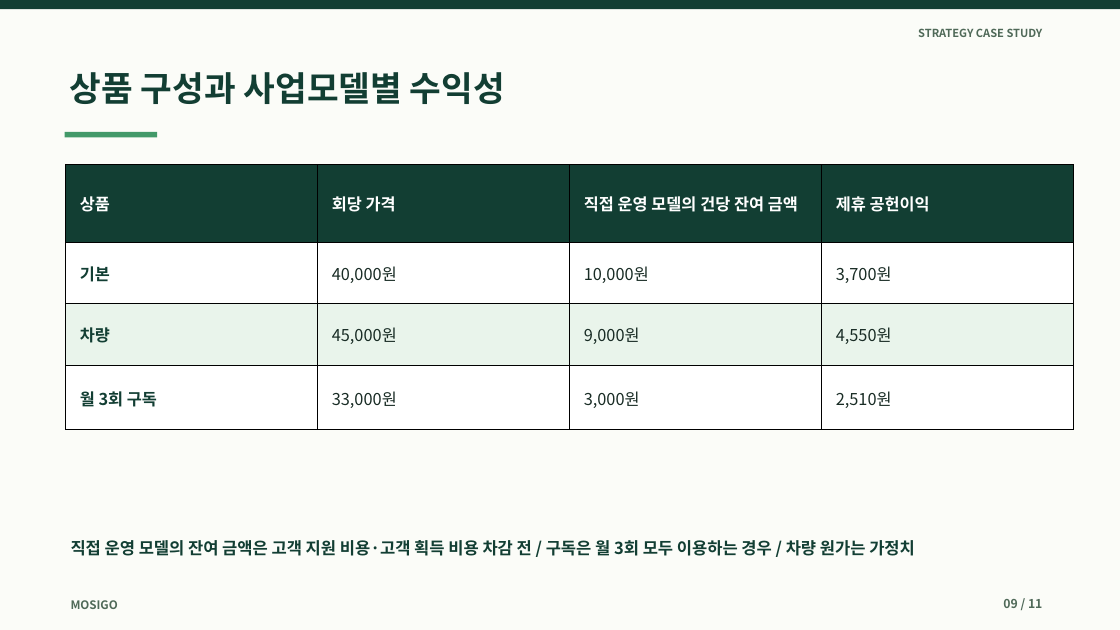
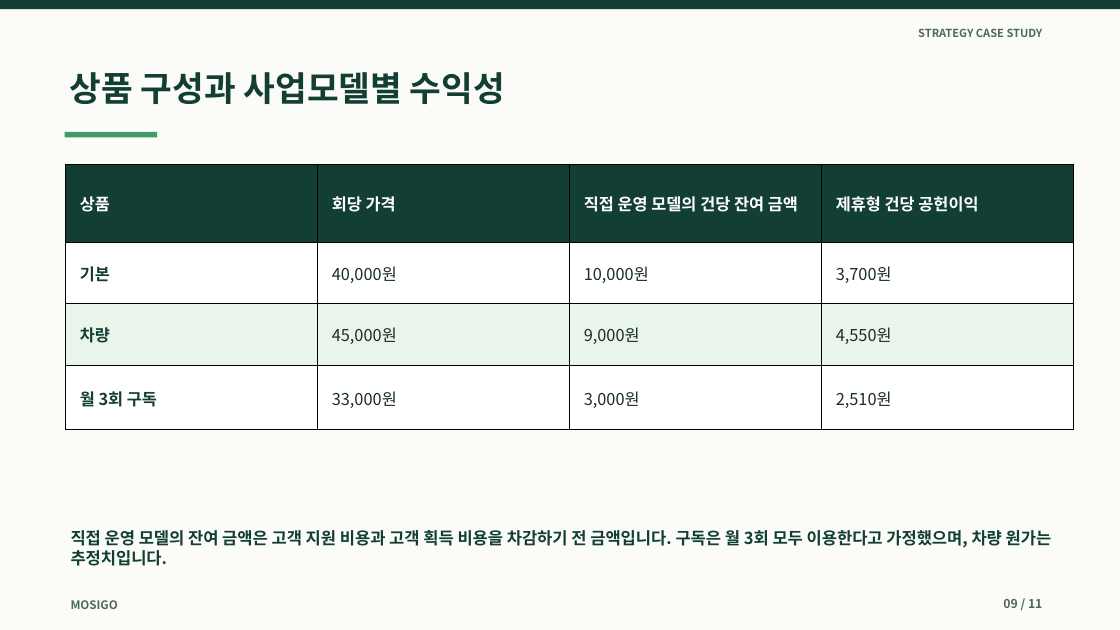
Before and after one commit to dohyunkimmm/mosigo-case-study, a slide deck: slide 9 of downloads/mosigo_report.pptx. Drawn at 1120x630 pixels with LibreOffice and Linux fonts; fonts in the diff are those of the drawing. Boxes give left, top, right and bottom in pixels: in the first picture for what was removed or moved away, otherwise in the second. Text is boxed around its words. In the diff, an @@ line names an element or a change of style, - is before the commit and + after.

```diff
--- a/downloads/mosigo_report.pptx
+++ b/downloads/mosigo_report.pptx
@@ table at bbox=[66, 165, 1074, 430] @@
-row 1, column 4: 제휴 공헌이익
+row 1, column 4: 제휴형 건당 공헌이익
@@ text at bbox=[71, 527, 1052, 566]: text changed @@
-직접 운영 모델의 잔여 금액은 고객 지원 비용·고객 획득 비용 차감 전 / 구독은 월 3회 모두 이용하는 경우 / 차량 원가는 가정치
+직접 운영 모델의 잔여 금액은 고객 지원 비용과 고객 획득 비용을 차감하기 전 금액입니다. 구독은 월 3회 모두 이용한다고 가정했으며, 차량 원가는 추정치입니다.
```
Also in this commit, not shown: 6 other slides changed, 15 other files.
